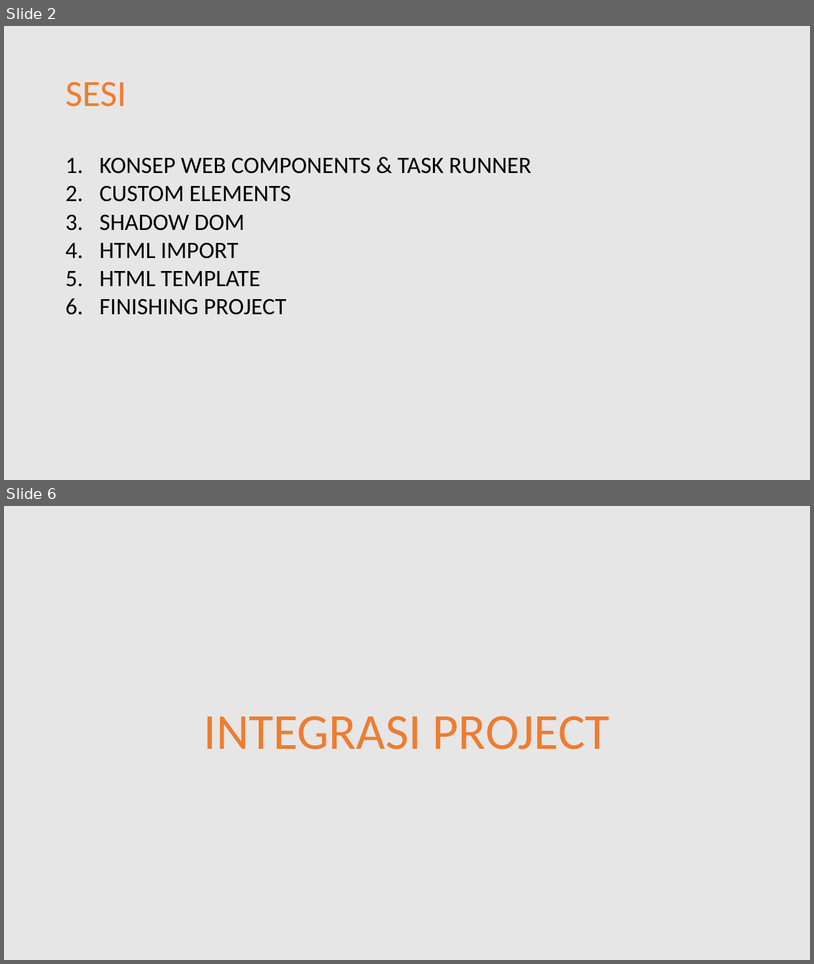
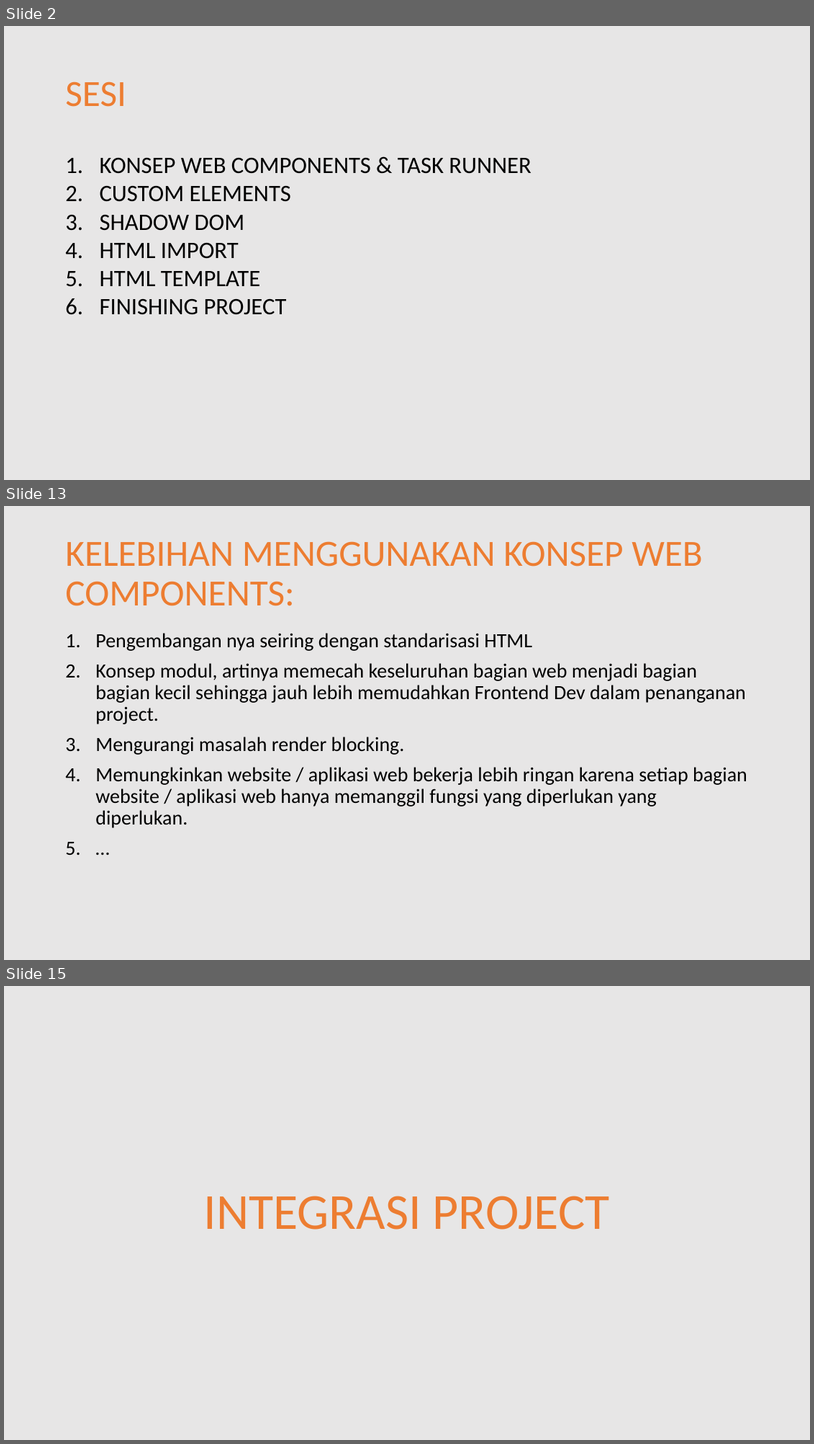
Before and after one commit to MalangFrontend/ongis-frontend-1, a slide deck: doc/presentasi-materi-01.pptx. Shown one above the other, each under a label of ours: slides 2 and 6 before the commit, slides 2, 13 and 15 after it; the slides between them are not shown. The pictures are 814x964 and 814x1444 pixels, drawn with LibreOffice and Linux fonts; fonts in the diff are those of the drawing. Boxes give left, top, right and bottom in pixels: in the first picture for what was removed or moved away, otherwise in the second. Text is boxed around its words. In the diff, an @@ line names an element or a change of style, - is before the commit and + after.

```diff
--- a/doc/presentasi-materi-01.pptx
+++ b/doc/presentasi-materi-01.pptx
@@ slide 13 added at (x1=4, y1=506, x2=810, y2=960), background #E7E6E6 @@
@@ title added at (x1=65, y1=541, x2=703, y2=606), 44 pt, text #ED7D31 @@
+KELEBIHAN MENGGUNAKAN KONSEP WEB COMPONENTS:
@@ text added at (x1=95, y1=633, x2=748, y2=828), 24 pt, text #000000 @@
+1. Pengembangan nya seiring dengan standarisasi HTML
+2. Konsep modul, artinya memecah keseluruhan bagian web menjadi bagian bagian kecil sehingga jauh lebih memudahkan Frontend Dev dalam penanganan project.
+3. Mengurangi masalah render blocking.
+4. Memungkinkan website / aplikasi web bekerja lebih ringan karena setiap bagian website / aplikasi web hanya memanggil fungsi yang diperlukan yang diperlukan.
+5. …
@@ what was slide 6 is now slide 15 @@
```
Also in this commit, not shown: 6 slides changed, 45 other slides added, 5 other files.
